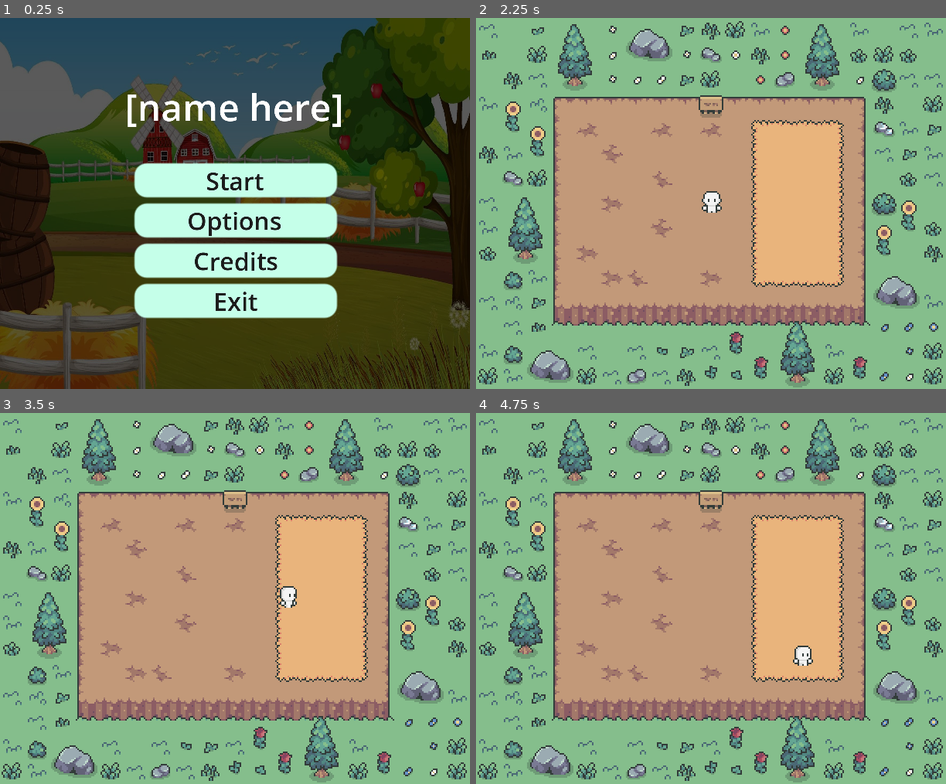
Above: before the commit, frames 1-4 (two rows, left to right).
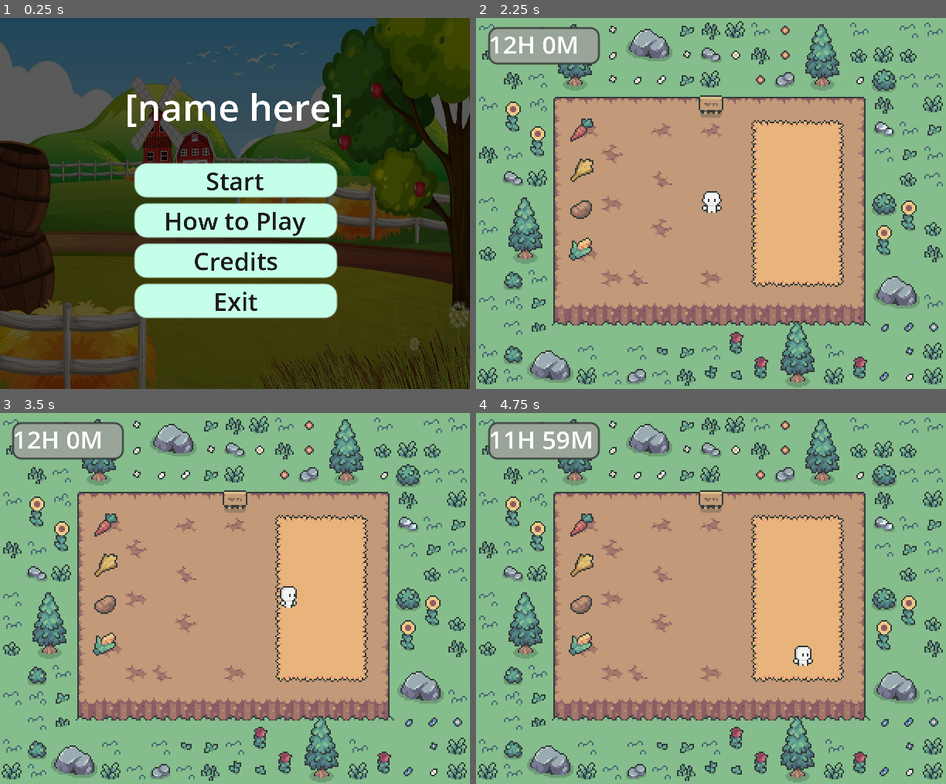
Above: after the commit, the same moments.

Repository: wnskim/LionJam2025
Game: Godot game, scene res://main_menu.tscn
The game is run twice, just before and just after one commit, with the same random seed, the same clock (stepped at 60 frames per second) and the same inputs.
Inputs:
- Up to frame 1 (0.25 s): no input
- Up to frame 2 (2.25 s): click "Options" (after the commit: "How to Play") at 0.5 s; click "< Back" at 1.25 s; click "Start" at 2 s
- Up to frame 3 (3.5 s): tap Enter at 2.75 s; hold D (walk_right) from 2.78 s (still down); tap E (interact, bound only after the commit) at 2.85 s
- Up to frame 4 (4.75 s): release D (walk_right) at 3.53 s; hold S (walk_down) 3.53-4.28 s; tap E (interact, bound only after the commit) at 3.6, 4.35 s; hold D (walk_right) from 4.28 s (still down)

The runs differ from the first frame. In frame 1, 0.7% of the frame differs, in the area x 35-65%, y 52-59%; in frame 2, 3.0%; in frame 3, 3.0%; in frame 4, 3.0%, in the area x 2-27%, y 2-66%.

Commit message:
created timer and crop sprites

Diff:
--- /dev/null
+++ b/Crops/Carrot.tscn
@@ -0,0 +1,22 @@
+[gd_scene load_steps=4 format=3 uid="uid://bco1oaxulucii"]
+
+[ext_resource type="Script" path="res://Crops/carrot.gd" id="1_pc50i"]
+[ext_resource type="Texture2D" uid="uid://bb7t5a6vll6he" path="res://Assets/Hana Caraka - Farming n Foraging/crops/carrot.png" id="2_y4ugj"]
+
+[sub_resource type="CircleShape2D" id="CircleShape2D_m34l4"]
+
+[node name="Carrot" type="Area2D"]
+collision_layer = 2
+collision_mask = 2
+script = ExtResource("1_pc50i")
+
+[node name="CollisionShape2D" type="CollisionShape2D" parent="."]
+shape = SubResource("CircleShape2D_m34l4")
+
+[node name="Sprite2D" type="Sprite2D" parent="."]
+texture = ExtResource("2_y4ugj")
+hframes = 5
+vframes = 2
+frame = 6
+
+[connection signal="body_entered" from="." to="." method="_on_body_entered"]
--- /dev/null
+++ b/Crops/Corn.tscn
@@ -0,0 +1,20 @@
+[gd_scene load_steps=4 format=3 uid="uid://dj2r1wqn0cc0u"]
+
+[ext_resource type="Script" path="res://Crops/corn.gd" id="1_evkim"]
+[ext_resource type="Texture2D" uid="uid://gs0o4sia4asx" path="res://Assets/Hana Caraka - Farming n Foraging/crops/corn.png" id="2_yqycu"]
+
+[sub_resource type="CircleShape2D" id="CircleShape2D_m34l4"]
+
+[node name="Corn" type="Area2D"]
+collision_layer = 2
+collision_mask = 2
+script = ExtResource("1_evkim")
+
+[node name="CollisionShape2D" type="CollisionShape2D" parent="."]
+shape = SubResource("CircleShape2D_m34l4")
+
+[node name="Sprite2D" type="Sprite2D" parent="."]
+texture = ExtResource("2_yqycu")
+hframes = 7
+vframes = 2
+frame = 8
--- /dev/null
+++ b/Crops/Potato.tscn
@@ -0,0 +1,20 @@
+[gd_scene load_steps=4 format=3 uid="uid://co5n378x6n0kb"]
+
+[ext_resource type="Script" path="res://Crops/carrot.gd" id="1_ilpjc"]
+[ext_resource type="Texture2D" uid="uid://b1ge8rp17pxbk" path="res://Assets/Hana Caraka - Farming n Foraging/crops/potato.png" id="2_ei0fa"]
+
+[sub_resource type="CircleShape2D" id="CircleShape2D_m34l4"]
+
+[node name="Potato" type="Area2D"]
+collision_layer = 2
+collision_mask = 2
+script = ExtResource("1_ilpjc")
+
+[node name="CollisionShape2D" type="CollisionShape2D" parent="."]
+shape = SubResource("CircleShape2D_m34l4")
+
+[node name="Sprite2D" type="Sprite2D" parent="."]
+texture = ExtResource("2_ei0fa")
+hframes = 5
+vframes = 2
+frame = 6
--- /dev/null
+++ b/Crops/Wheat.tscn
@@ -0,0 +1,20 @@
+[gd_scene load_steps=4 format=3 uid="uid://b7tn52k2dkb4v"]
+
+[ext_resource type="Script" path="res://Crops/carrot.gd" id="1_xew3q"]
+[ext_resource type="Texture2D" uid="uid://bearn8j0ok0ek" path="res://Assets/Hana Caraka - Farming n Foraging/crops/wheat.png" id="2_6t66n"]
+
+[sub_resource type="CircleShape2D" id="CircleShape2D_m34l4"]
+
+[node name="Wheat" type="Area2D"]
+collision_layer = 2
+collision_mask = 2
+script = ExtResource("1_xew3q")
+
+[node name="CollisionShape2D" type="CollisionShape2D" parent="."]
+shape = SubResource("CircleShape2D_m34l4")
+
+[node name="Sprite2D" type="Sprite2D" parent="."]
+texture = ExtResource("2_6t66n")
+hframes = 6
+vframes = 2
+frame = 7
--- /dev/null
+++ b/Crops/carrot.gd
@@ -0,0 +1,22 @@
+
+extends Area2D
+
+@export var speed: float = 100.0  # Speed of following
+var target: Node2D = null
+var following: bool = false
+
+# Called when the node enters the scene tree for the first time.
+func _ready() -> void:
+	pass
+
+# Called every frame.
+func _process(delta: float) -> void:
+	if following and target:
+		var direction = (target.global_position - global_position).normalized()
+		global_position += direction * speed * delta
+
+
+func _on_body_entered(body: Node2D) -> void:
+	if Input.is_action_just_pressed("interact"):
+		target = body
+		following = true
--- /dev/null
+++ b/Crops/corn.gd
@@ -0,0 +1,11 @@
+extends "res://Crops/carrot.gd"
+
+
+# Called when the node enters the scene tree for the first time.
+func _ready() -> void:
+	pass # Replace with function body.
+
+
+# Called every frame. 'delta' is the elapsed time since the previous frame.
+func _process(delta: float) -> void:
+	pass
--- a/Options.tscn
+++ b/Options.tscn
@@ -86,7 +86,7 @@
 offset_bottom = 25.0
 grow_horizontal = 2
 theme_override_font_sizes/font_size = 11
-text = "OPTIONS"
+text = "How to Play"
 horizontal_alignment = 1
 vertical_alignment = 1
 
@@ -110,7 +110,9 @@
 
 3. Harvest the crops before they go bad!
 
-4. Deliver the crops before the day ends!"
+4. Deliver the crops before the day ends!
+
+You have 12 hours (= 24 mins). Good luck!"
 selection_enabled = true
 
 [connection signal="pressed" from="Back" to="." method="_on_back_pressed"]
--- /dev/null
+++ b/Timer.tscn
@@ -0,0 +1,39 @@
+[gd_scene load_steps=3 format=3 uid="uid://cs3sbj55tnpqk"]
+
+[ext_resource type="Script" path="res://timer.gd" id="1_dn1vx"]
+
+[sub_resource type="StyleBoxFlat" id="StyleBoxFlat_iuc1d"]
+bg_color = Color(0.6, 0.647059, 0.6, 1)
+border_width_left = 1
+border_width_top = 1
+border_width_right = 1
+border_width_bottom = 1
+border_color = Color(0.18359, 0.18359, 0.18359, 1)
+corner_radius_top_left = 5
+corner_radius_top_right = 5
+corner_radius_bottom_right = 5
+corner_radius_bottom_left = 5
+
+[node name="Timer" type="Panel"]
+offset_left = 10.0
+offset_top = 9.0
+offset_right = 82.0
+offset_bottom = 33.0
+theme_override_styles/panel = SubResource("StyleBoxFlat_iuc1d")
+
+[node name="RichTextLabel" type="RichTextLabel" parent="."]
+layout_mode = 1
+anchors_preset = 15
+anchor_right = 1.0
+anchor_bottom = 1.0
+grow_horizontal = 2
+grow_vertical = 2
+bbcode_enabled = true
+script = ExtResource("1_dn1vx")
+metadata/_edit_use_anchors_ = true
+
+[node name="s" type="Timer" parent="RichTextLabel"]
+wait_time = 2.0
+autostart = true
+
+[connection signal="timeout" from="RichTextLabel/s" to="RichTextLabel" method="_on_ms_timeout"]
--- a/main.tscn
+++ b/main.tscn
@@ -16,6 +16,11 @@
 [ext_resource type="Texture2D" uid="uid://ff0rcoucoc87" path="res://Assets/Hana Caraka - Topdown Tileset [sample]/Tileset/Spring - simplified.png" id="11_wwcxx"]
 [ext_resource type="PackedScene" uid="uid://caqn4x0wbegu4" path="res://player/player_2.tscn" id="15_6bkba"]
 [ext_resource type="PackedScene" uid="uid://cfxywf1ai8r0w" path="res://Sign.tscn" id="15_8pvvv"]
+[ext_resource type="PackedScene" uid="uid://cs3sbj55tnpqk" path="res://Timer.tscn" id="17_ispe0"]
+[ext_resource type="PackedScene" uid="uid://bco1oaxulucii" path="res://Crops/Carrot.tscn" id="18_latcl"]
+[ext_resource type="PackedScene" uid="uid://dj2r1wqn0cc0u" path="res://Crops/Corn.tscn" id="19_rpqki"]
+[ext_resource type="PackedScene" uid="uid://co5n378x6n0kb" path="res://Crops/Potato.tscn" id="20_uctdy"]
+[ext_resource type="PackedScene" uid="uid://b7tn52k2dkb4v" path="res://Crops/Wheat.tscn" id="21_6tbis"]
 
 [sub_resource type="TileSetAtlasSource" id="TileSetAtlasSource_ki6vc"]
 texture = ExtResource("1_h1wwh")
@@ -441,22 +446,21 @@
 
 [node name="Main" type="Node2D"]
 
+[node name="Timer" parent="." instance=ExtResource("17_ispe0")]
+z_index = 100
+anchors_preset = 15
+anchor_right = 1.0
+anchor_bottom = 1.0
+offset_left = 8.0
+offset_top = 6.0
+offset_right = 80.0
+offset_bottom = 30.0
+grow_horizontal = 2
+grow_vertical = 2
+
 [node name="Camera2D" type="Camera2D" parent="."]
 position = Vector2(152, 120)
 zoom = Vector2(0.5, 0.5)
-
-[node name="Crop" parent="."]
-_import_path = NodePath("")
-unique_name_in_owner = false
-process_mode = 0
-process_priority = 0
-process_physics_priority = 0
-process_thread_group = 0
-physics_interpolation_mode = 0
-auto_translate_mode = 0
-editor_description = ""
-position = Vector2(216, 88)
-script = null
 
 [node name="Grass" type="TileMapLayer" parent="."]
 use_parent_material = true
@@ -489,3 +493,15 @@
 
 [node name="Sign" parent="." instance=ExtResource("15_8pvvv")]
 position = Vector2(152, 56)
+
+[node name="Carrot" parent="." instance=ExtResource("18_latcl")]
+position = Vector2(68, 73)
+
+[node name="Corn" parent="." instance=ExtResource("19_rpqki")]
+position = Vector2(68, 149)
+
+[node name="Potato" parent="." instance=ExtResource("20_uctdy")]
+position = Vector2(68, 124)
+
+[node name="Wheat" parent="." instance=ExtResource("21_6tbis")]
+position = Vector2(69, 98)
--- a/main_menu.tscn
+++ b/main_menu.tscn
@@ -90,7 +90,7 @@
 theme_override_styles/hover = SubResource("StyleBoxFlat_guvui")
 theme_override_styles/pressed = SubResource("StyleBoxEmpty_gxe0u")
 theme_override_styles/normal = SubResource("StyleBoxFlat_sdmn8")
-text = "Options"
+text = "How to Play"
 
 [node name="Exit" type="Button" parent="VBoxContainer"]
 layout_mode = 2
--- a/project.godot
+++ b/project.godot
@@ -50,6 +50,11 @@
 , Object(InputEventKey,"resource_local_to_scene":false,"resource_name":"","device":-1,"window_id":0,"alt_pressed":false …(186 unchanged characters)…
 ]
 }
+interact={
+"deadzone": 0.1,
+"events": [Object(InputEventKey,"resource_local_to_scene":false,"resource_name":"","device":-1,"window_id":0,"alt_pressed":false,"shift_pressed":false,"ctrl_pressed":false,"meta_pressed":false,"pressed":false,"keycode":0,"physical_keycode":69,"key_label":0,"unicode":101,"location":0,"echo":false,"script":null)
+]
+}
 
 [layer_names]
 
--- a/scripts/state_machine/node_state_machine.gd
+++ b/scripts/state_machine/node_state_machine.gd
@@ -55,3 +55,7 @@
 
 func _on_interaction_area_area_exited(area: Area2D) -> void:
 	all_interactions.erase(area)
+
+func execute_interaction():
+	if all_interactions:
+		var cur_interaction = all_interactions[0]
--- /dev/null
+++ b/timer.gd
@@ -0,0 +1,25 @@
+extends RichTextLabel
+
+var s = 0
+var m = 12
+
+# Called when the node enters the scene tree for the first time.
+func _ready() -> void:
+	pass # Replace with function body.
+
+
+# Called every frame. 'delta' is the elapsed time since the previous frame.
+func _process(delta: float) -> void:
+
+	if s < 0 :
+		m -= 1
+		s = 59
+
+	set_text(str(m)+"H "+str(s)+"M ")
+
+	pass
+
+func _on_ms_timeout() :
+	s -= 1
+
+	pass
Not shown: 1 places in main.tscn that only renumber resources
